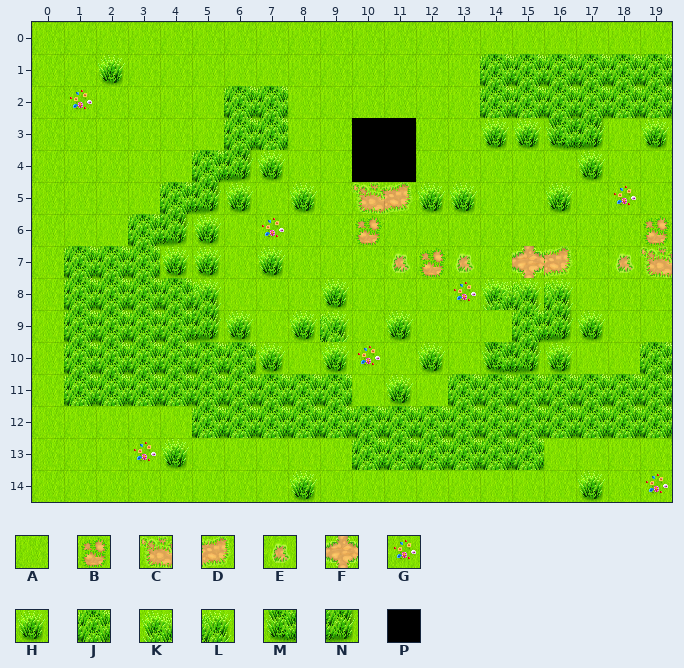
One commit to this Tiled map: maps/map0.tmx. The picture above was drawn from the file before the commit.
Cells are 32x32 px. Shown: x 0..19, y 0..14. Not drawn, because the pictures are missing: unchanged layer "Blocked".
Key: from "ground": A 0, B 19, C 20, D 21; from "ground2": E 0, F 1, G 54, H 102, J 103, K 118, L 119, M 134, N 135; from "walls2": P 102.
_ is an empty cell.
Layers that did not change in this view are not listed.
Layer "Background" before, first column x 0:
 0 AAAAAAAAAAAAAAAAAAAA
 1 AAHAAAAAAAAAAAJJJJJJ
 2 AGAAAAJJAAAAAAJJJJJJ
 3 AAAAAAJJAAPPAAHHMNAH
 4 AAAAAJNHAAPPAAAAAHAA
 5 AAAAJNHAHACDHHAAHAGA
 6 AAAJNHAGAABAAAAAAAAB
 7 AJJJHHAHAAAEBEAFDAEC
 8 AJJJJLAAAHAAAGKLLAAA
 9 AJJJJNHAHLAHAAAJNHAA
10 AJJJJJJHAHGAHAMNHAAJ
11 AJJJJJJJJJAHAJJJJJJJ
12 AAAAAJJJJJJJJJJJJJJJ
13 AAAGHAAAAAJJJJJJAAAA
14 AAAAAAAAHAAAAAAAAHAG
After the commit:
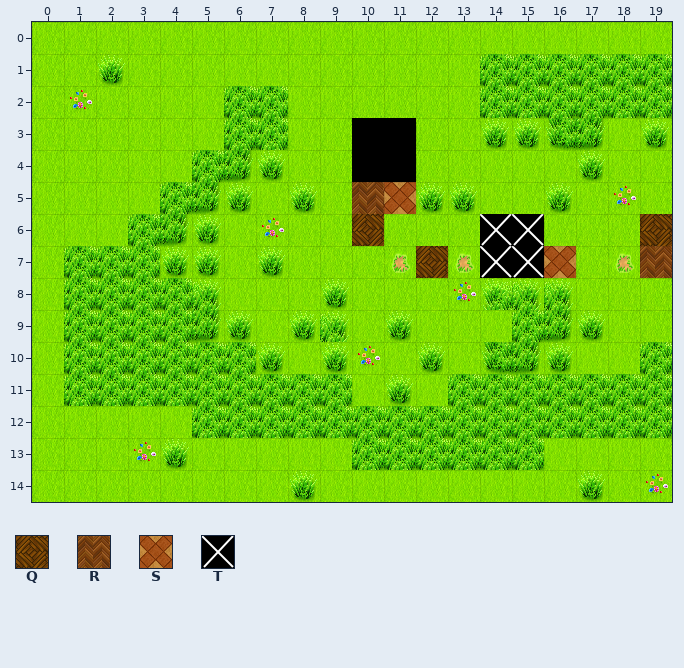
Further tiles: from "ground": Q 33, R 34, S 35; from "objects": T 6.
The exact change:
Layer "Background":
Tile B becomes tile Q in row 6 at x 10 and 19; in row 7 at x 12.
Tile C becomes tile R in row 5 at x 10; in row 7 at x 19.
Tile D becomes tile S in row 5 at x 11; in row 7 at x 16.
Layer "Encounters":
The author put tile T in rows 6 to 7 at x 14 to 15.
Boxes around the changes in both pictures, in picture pixels (x1, y1, x2, y2):
changed: (352, 182, 416, 246)
changed: (480, 214, 576, 278)
changed: (640, 214, 672, 278)
changed: (416, 246, 448, 278)
